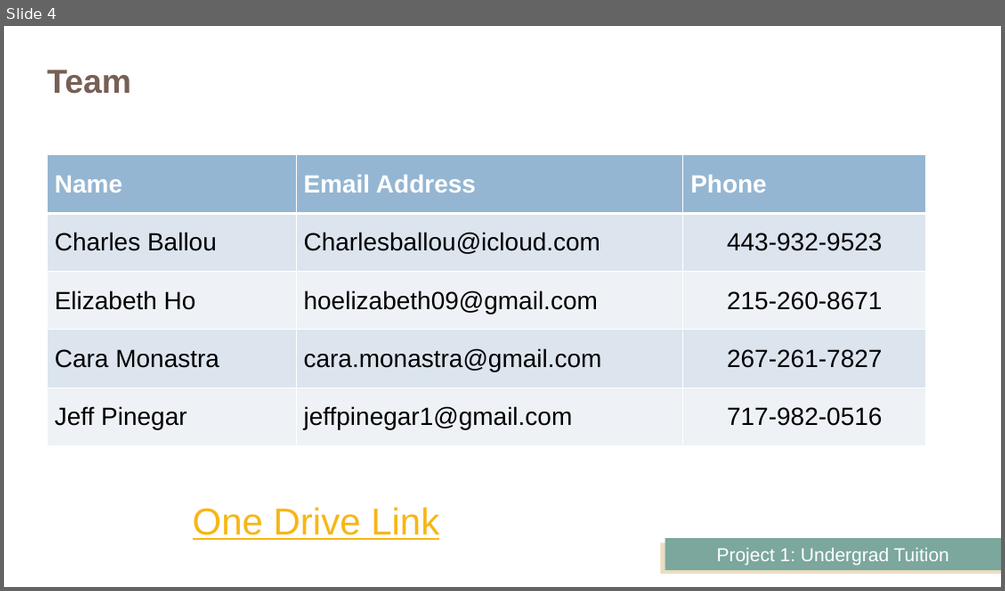
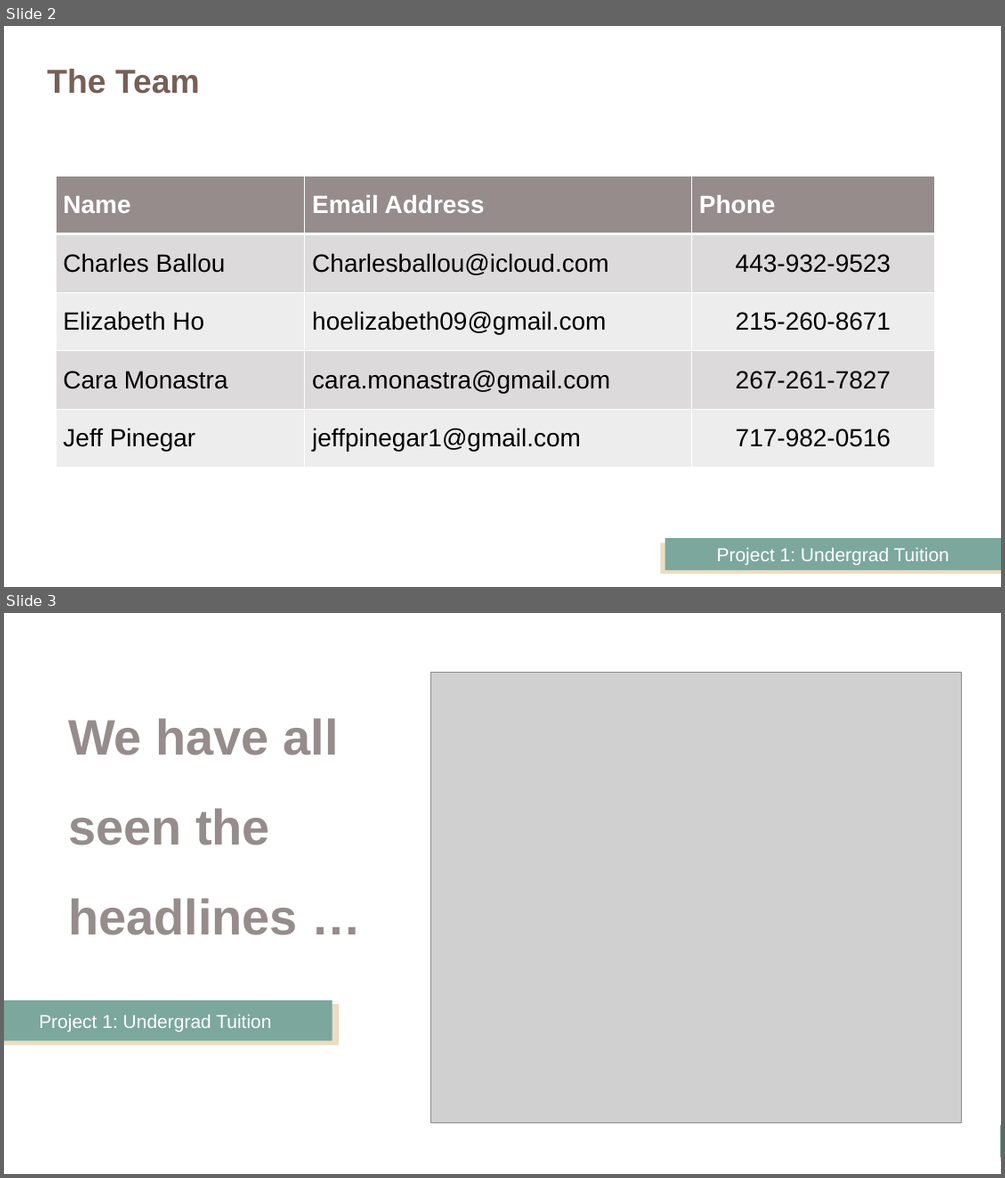
Before and after one commit to JeffPinegar/Proj1_undergraduate, a slide deck: Presentation/Getting Started.pptx. Shown one above the other, each under a label of ours: slide 4 before the commit, slides 2 and 3 after it. The pictures are 1005x591 and 1005x1178 pixels, drawn with LibreOffice and Linux fonts; fonts in the diff are those of the drawing; grey boxes stand for pictures. Boxes give left, top, right and bottom in pixels: in the first picture for what was removed or moved away, otherwise in the second. Text is boxed around its words. In the diff, an @@ line names an element or a change of style, - is before the commit and + after.

```diff
--- a/Presentation/Getting Started.pptx
+++ b/Presentation/Getting Started.pptx
@@ slide 3 added at (4, 613, 1001, 1174), background #FFFFFF; not listed: 1 template element that a slide beside it also shows @@
@@ picture added at (431, 672, 961, 1122) @@
@@ text added at (68, 718, 339, 935), 48 pt, text #968C8C, bold @@
+We have all seen the headlines …
@@ rectangle added at (4, 1004, 339, 1046), fill #EBDDC3 @@
@@ text added at (4, 1000, 332, 1041), fill #7BA79D, 18 pt, text #FFFFFF @@
+Project 1: Undergrad Tuition
@@ rectangle added at (643, 1115, 999, 1164), fill #FFFFFF, outline #FFFFFF 0.75 pt @@
@@ rectangle added at (665, 1126, 1001, 1158), fill #7BA79D @@
@@ what was slide 4 is now slide 2 @@
@@ slide 2 changed as well @@
@@ title at (47, 69, 200, 94): text changed @@
-Team
+The Team
@@ table at (56, 176, 935, 467) @@
@@ fill #94B6D2 to #968C8C in row 1 @@
@@ fill #DCE5EE to #DDDADA in 6 cells @@
@@ fill #EEF3F7 to #EFEEEE in 6 cells @@
@@ table: place and size @@
-table at (48, 155, 927, 446)
+table at (56, 176, 935, 467)
@@ text removed at (193, 507, 439, 540) @@
-One Drive Link
```
Also in this commit, not shown: 1 other slide changed, 25 other slides added, 10 slides removed, 7 other files.
